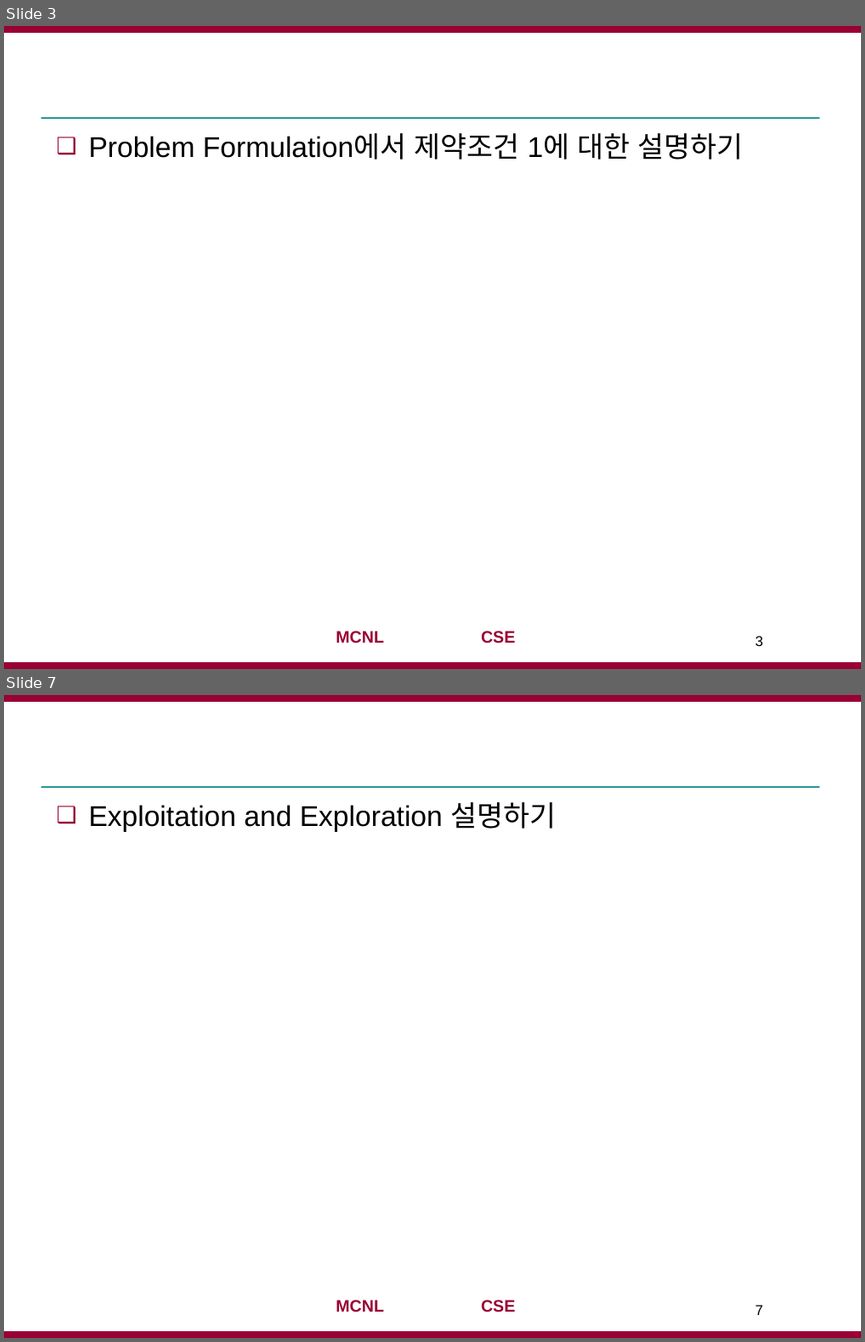
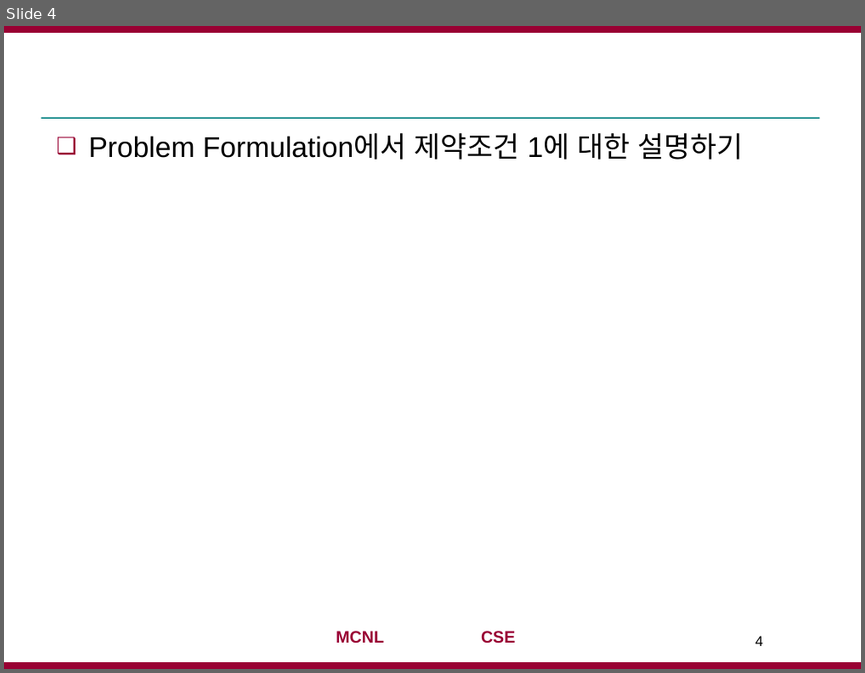
Before and after one commit to jaejunha/Paper, a slide deck: Daily(written_by_Korean)/180727.pptx. Shown one above the other, each under a label of ours: slides 3 and 7 before the commit, slide 4 after it; the slides between them are not shown. The pictures are 865x1342 and 865x673 pixels, drawn with LibreOffice and Linux fonts; fonts in the diff are those of the drawing; background and template pictures are left out. Boxes give left, top, right and bottom in pixels: in the first picture for what was removed or moved away, otherwise in the second. Text is boxed around its words. In the diff, an @@ line names an element or a change of style, - is before the commit and + after.

```diff
--- a/Daily(written_by_Korean)/180727.pptx
+++ b/Daily(written_by_Korean)/180727.pptx
@@ slide 7 removed at (x1=4, y1=695, x2=861, y2=1338), background #FFFFFF; not listed: 4 template elements that a slide beside it also shows @@
@@ text removed at (x1=89, y1=802, x2=556, y2=832) @@
-❑ Exploitation and Exploration 설명하기
@@ page number removed at (x1=755, y1=1304, x2=763, y2=1315) @@
-7
@@ what was slide 3 is now slide 4 @@
@@ page number at (x1=755, y1=635, x2=763, y2=646): text changed @@
-3
+4
```
Also in this commit, not shown: 2 slides changed, 8 slides added, 3 other slides removed, 1 other file.
